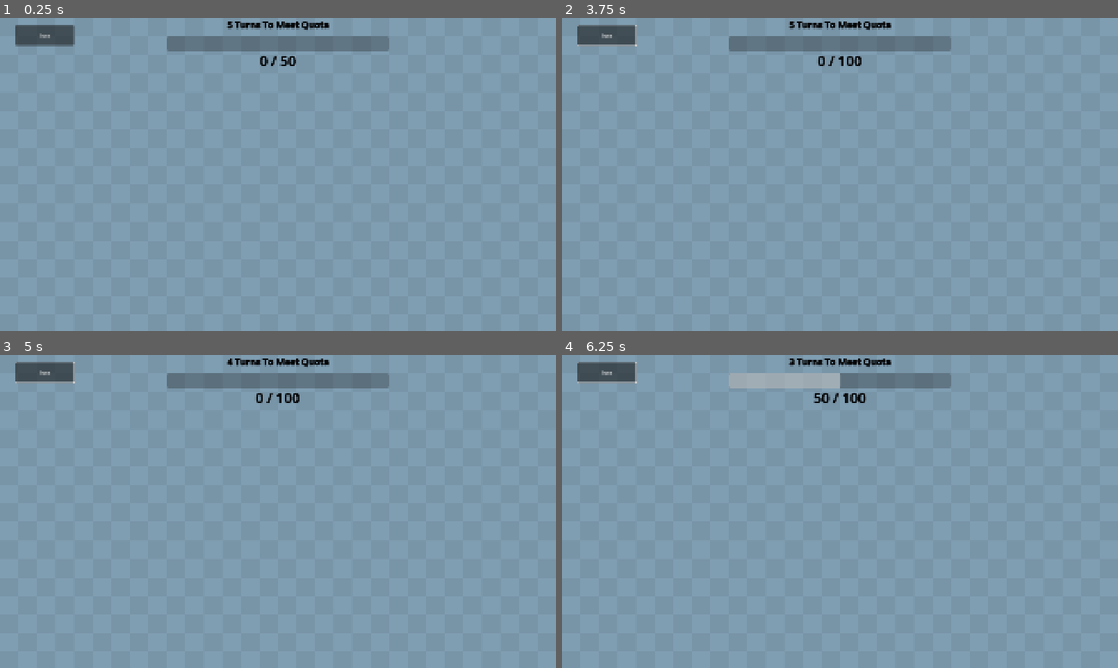
Above: before the commit, frames 1-4 (two rows, left to right).
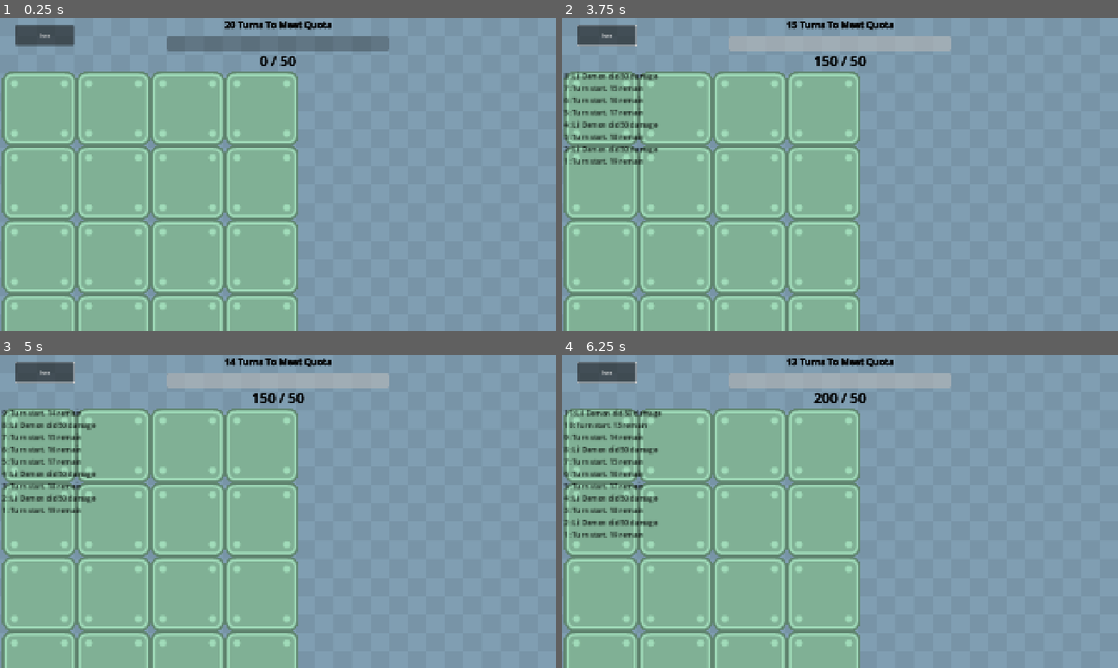
Above: after the commit, the same moments.

Repository: wanamelon/prototype_monorepo
Game: Godot game, scene res://source/crank/crank_main.tscn
Same seed, same stepped clock (60 frames per second), same inputs: the game is played once before the commit and once after it. This scene is started directly instead of the project's main scene. Sound files missing from this copy of the repository are replaced by a short silence.
Inputs (mouse positions are in pixels of both pictures, inside the frame that each line leads up to):
- Up to frame 1 (0.25 s): no input
- Up to frame 2 (3.75 s): click "Turn" at 0.5 s; click "Turn" at 1.25 s; click "Turn" at 2 s; tap Enter at 2.75 s; move the mouse to (962, 158) at 2.77 s; press the mouse at (962, 158) at 2.78 s; tap Space at 3.5 s; move the mouse to (728, 190) at 3.52 s; release the mouse at (728, 190) at 3.53 s; click (728, 190) at 3.6 s
- Up to frame 3 (5 s): tap Enter at 4.25 s; move the mouse to (333, 442) at 4.27 s; press the mouse at (333, 442) at 4.28 s
- Up to frame 4 (6.25 s): tap Space at 5 s; move the mouse to (812, 574) at 5.02 s; release the mouse at (812, 574) at 5.03 s; click (812, 574) at 5.1 s; move the mouse to (1006, 558) at 5.77 s; press the mouse at (1006, 558) at 5.78 s

The runs differ from the first frame. In frame 1, 43% of the frame differs, in the area x 0-60%, y 1-100%; in frame 2, 46%, in the area x 0-70%, y 1-100%; in frame 3, 46%; in frame 4, 45%.

Commit message:
display messsages in game

Diff:
--- a/roller/source/crank/crank_main.gd
+++ b/roller/source/crank/crank_main.gd
@@ -14,17 +14,17 @@
 
 func _on_turn():
 	_turns_left -= 1
-	print("Turn start. %d remain" % _turns_left)
+	display_message("Turn start. %d remain" % _turns_left)
 	_activate_items()
 	display_progress(_current_score)
 	if _turns_left <= 0:
-		print("Ended with points: ", _current_score)
+		display_message("Ended with points: %d" % _current_score)
 		if _current_score >= _score_quota:
-			print("Round won. WE'RE DOING IT AGAIN!")
+			display_message("Round won. WE'RE DOING IT AGAIN!")
 			_round += 1
 			round_setup()
 		else:
-			print("You lost: BYE BYE SUCKER, BOZO, DINGUS!")
+			display_message("You lost: BYE BYE SUCKER, BOZO, DINGUS!")
 			$Turn.disabled = true
 			$GameOverAudioPlayer.play()
 			$GameOverAudioPlayer.finished.connect(func (): get_tree().quit())
@@ -34,7 +34,7 @@
 	$ProgressDisplay/LivesLabel.text = str(_turns_left) + " Turns To Meet Quota"
 
 func round_setup():
-	_turns_left = 5
+	_turns_left = 20
 	_current_score = 0
 	_score_quota = 50 * (2 ** _round)
 	$ProgressDisplay/ProgressBar.value = 0
@@ -49,12 +49,15 @@
 	_progress_tween.tween_property($ProgressDisplay/ProgressBar, "value", progress_percent, 0.5)
 	$ProgressDisplay/Label.text = "%d / %d" % [new_score , _score_quota]
 
-"""
-for item in [ordered items]:
-	for trigger in item:
-		if all conditions match
-		do the actions
-"""
+var msg_counter: int = 0
+func display_message(text: String):
+	var label := Label.new()
+	msg_counter += 1
+	label.text = "%s: %s" % [msg_counter, text]
+	label.set("theme_override_colors/font_color", Color.BLACK)
+	label.set("theme_override_font_sizes/font_size", 12)
+	$TextureRect2/ScrollContainer/VBoxContainer.add_child(label)
+	$TextureRect2/ScrollContainer/VBoxContainer.move_child(label, 0)
 
 static var DEMON = ItemStaticData.new(ItemType.DEVIL, "Lil Demon", [Trigger.new([], [Action.Damage.new()])], 50, 0.5)
 var items: Array[Item] = [Item.new(DEMON)]
@@ -76,7 +79,7 @@
 	if action is Action.Damage:
 		if Utils.RNG.randf() < item.def.base_chance:
 			_current_score += item.def.base_damage
-			print("Item %s did %d damage" % [item.def.name, item.def.base_damage])
+			display_message("%s did %d damage" % [item.def.name, item.def.base_damage])
 			display_progress(_current_score)
 
 class Item extends RefCounted:
--- a/roller/source/crank/crank_main.tscn
+++ b/roller/source/crank/crank_main.tscn
@@ -1,8 +1,9 @@
-[gd_scene load_steps=6 format=3 uid="uid://cd2f1fedwo2rr"]
+[gd_scene load_steps=7 format=3 uid="uid://cd2f1fedwo2rr"]
 
 [ext_resource type="Script" uid="uid://dfggtivg4ubaf" path="res://source/crank/crank_main.gd" id="1_ktlvg"]
 [ext_resource type="Shader" uid="uid://dm7q3tppttf5j" path="res://source/desaturate.gdshader" id="3_8l0bx"]
 [ext_resource type="Texture2D" uid="uid://df8r231n3c6yr" path="res://assets/rolling_ball/background_blue.png" id="4_dabnq"]
+[ext_resource type="Texture2D" uid="uid://dn0v0p4iw3yfb" path="res://assets/rolling_ball/block_square_128.png" id="4_i3vqv"]
 [ext_resource type="AudioStream" uid="uid://dcab5uj33b1kn" path="res://assets/audio/failure-drum-sound-effect-1-46093.mp3" id="6_ascep"]
 
 [sub_resource type="ShaderMaterial" id="ShaderMaterial_to078"]
@@ -21,6 +22,26 @@
 texture = ExtResource("4_dabnq")
 expand_mode = 1
 stretch_mode = 1
+
+[node name="TextureRect2" type="TextureRect" parent="."]
+material = SubResource("ShaderMaterial_to078")
+clip_contents = true
+offset_left = 8.0
+offset_top = 184.0
+offset_right = 520.0
+offset_bottom = 728.0
+scale = Vector2(2, 2)
+texture = ExtResource("4_i3vqv")
+expand_mode = 1
+stretch_mode = 1
+
+[node name="ScrollContainer" type="ScrollContainer" parent="TextureRect2"]
+layout_mode = 0
+offset_right = 512.0
+offset_bottom = 452.0
+
+[node name="VBoxContainer" type="VBoxContainer" parent="TextureRect2/ScrollContainer"]
+layout_mode = 2
 
 [node name="ProgressDisplay" type="Control" parent="."]
 layout_mode = 3
